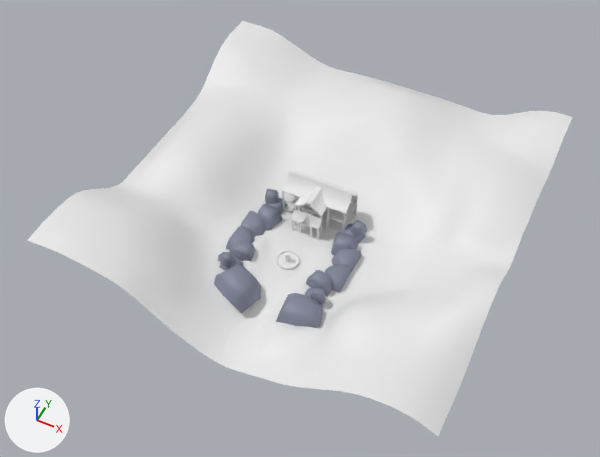
One commit to the glTF model maps/seitung/meshes/house_greybox.glb: the scene before it, then after it.
Both versions are drawn from a 50 mm lens placed at (48.8, -106.7, 126.2), pointed at (-1.3, -6.4, 0.8). Every picture has the same lights, and +X, +Y and +Z are marked at lower left. Objects named as collision shapes, trigger or cutter boxes, shadow casters or lower levels of detail are left out. Where no turn or scale is listed for an object, it has been applied to the vertices.

In view in the first picture: 'Bake2', 'FloorPlate.011', 'Rock', 'Rock.001', 'Rock.002', 'Rock.003', 'Rock.004', 'Rock.005'.
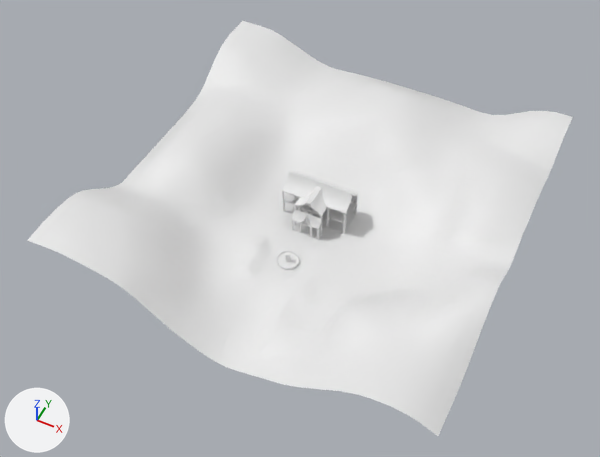
Changed parts and their boxes [x1, y1, x2, y2] in the pictures (600 x 457 px):
'Rock.001', deleted: before [229, 203, 358, 297]
'Rock.003', deleted: before [226, 210, 362, 293]
'Rock.004', deleted: before [214, 265, 261, 313]
'Rock.005', deleted: before [276, 293, 323, 328]
'Rock.002', deleted: before [218, 189, 367, 303]
'Rock', deleted: before [219, 198, 366, 309]

What the commit changed:
Object 'Rock' (ob_rock) is deleted.
Object 'Rock.001' (ob_rock_001) is deleted.
Object 'Rock.002' (ob_rock_002) is deleted.
Object 'Rock.003' (ob_rock_003) is deleted.
Object 'Rock.005' (ob_rock_005) is deleted.
Object 'Rock.004' (ob_rock_004) is deleted.
